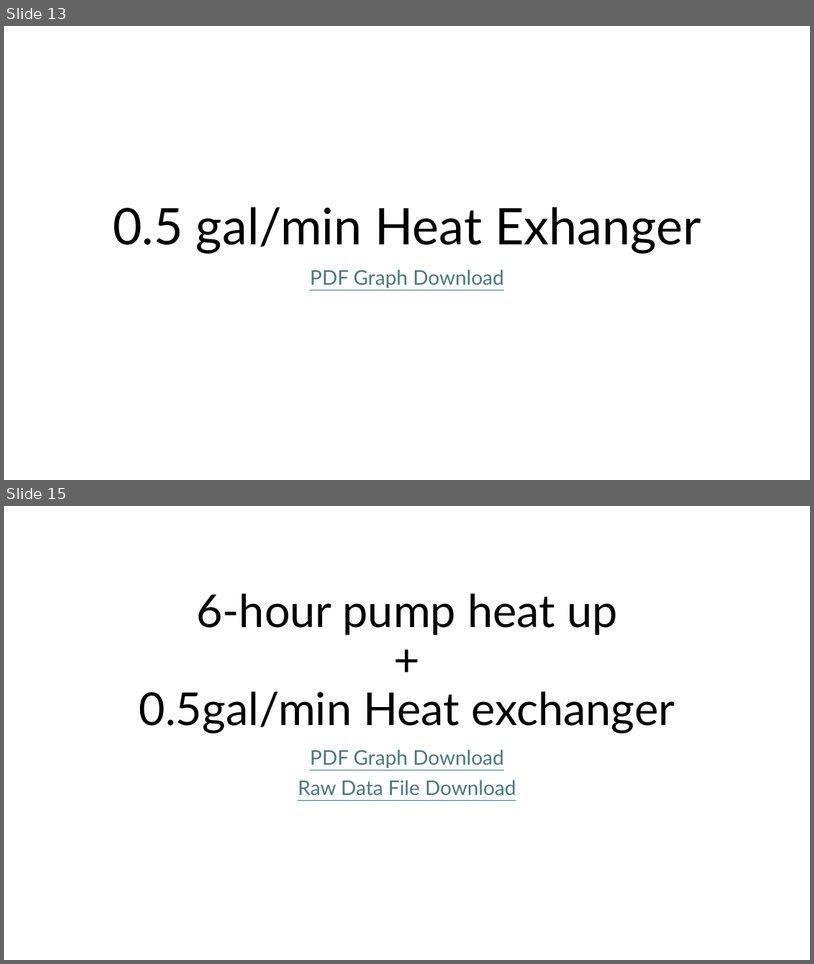
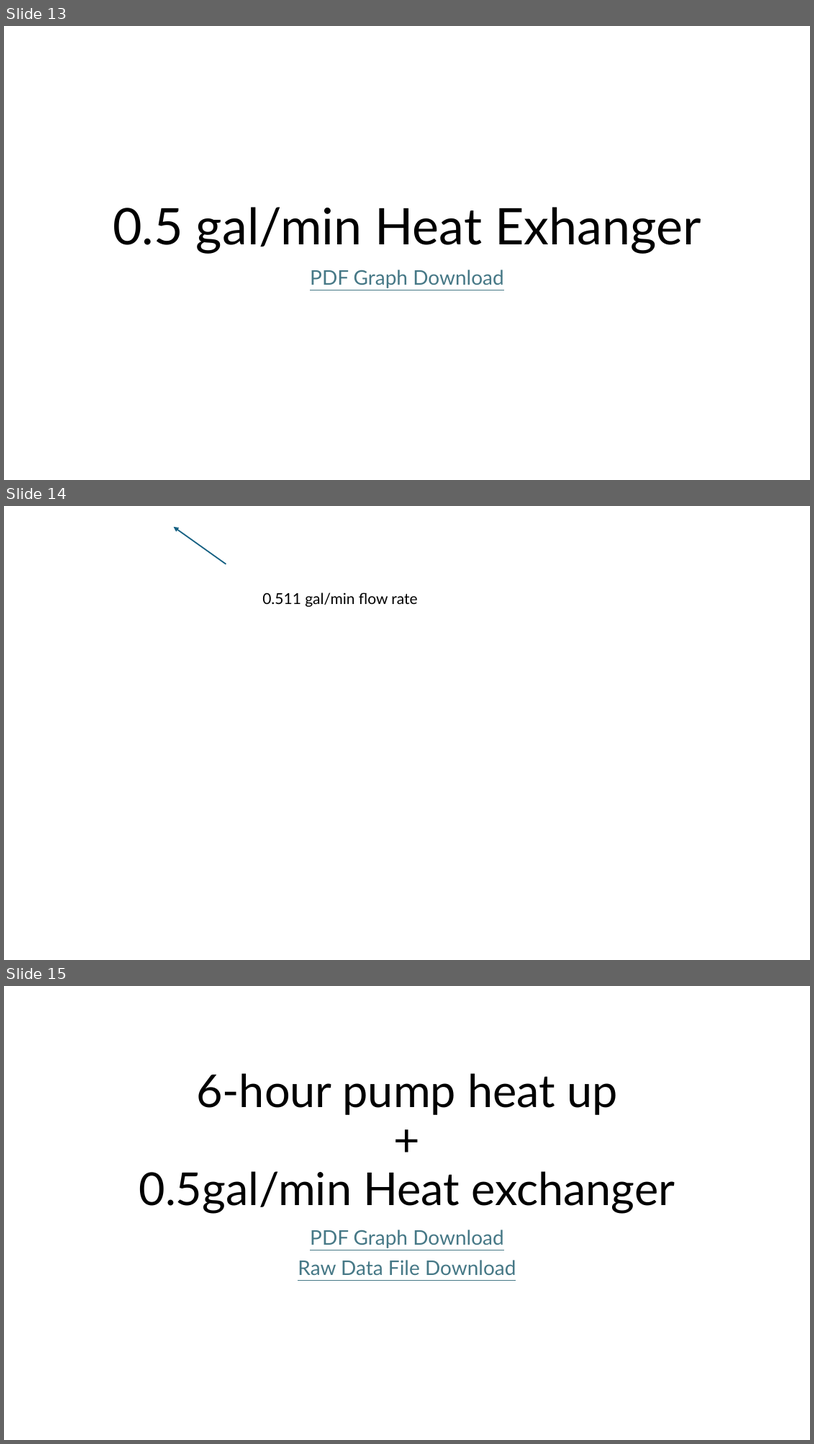
Before and after one commit to ARTS-Laboratory/thermal-loop, a slide deck: resources/Thermal_loop_data/Thermal Loop Data Graphs.pptx. Shown one above the other, each under a label of ours: slides 13 and 15 before the commit, slides 13, 14 and 15 after it; the slides between them are not shown. The pictures are 814x964 and 814x1444 pixels, drawn with LibreOffice and Linux fonts; fonts in the diff are those of the drawing; background and template pictures are left out. Boxes give left, top, right and bottom in pixels: in the first picture for what was removed or moved away, otherwise in the second. Text is boxed around its words. In the diff, an @@ line names an element or a change of style, - is before the commit and + after.

```diff
--- a/resources/Thermal_loop_data/Thermal Loop Data Graphs.pptx
+++ b/resources/Thermal_loop_data/Thermal Loop Data Graphs.pptx
@@ slide 14 added at bbox=[4, 506, 810, 960], background picture (left out) @@
@@ arrow added from (226, 564) to (173, 527), #156082 1.5 pt @@
@@ text added at bbox=[262, 592, 417, 607], 18 pt, text #000000 @@
+0.511 gal/min flow rate
```
Also in this commit, not shown: 1 other slide added, 2 slides removed.
